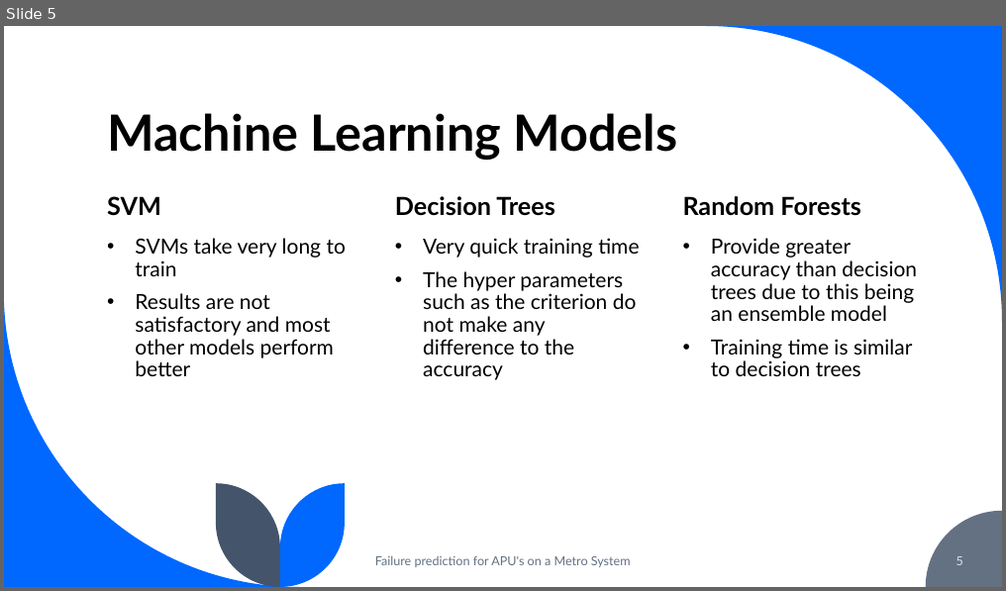
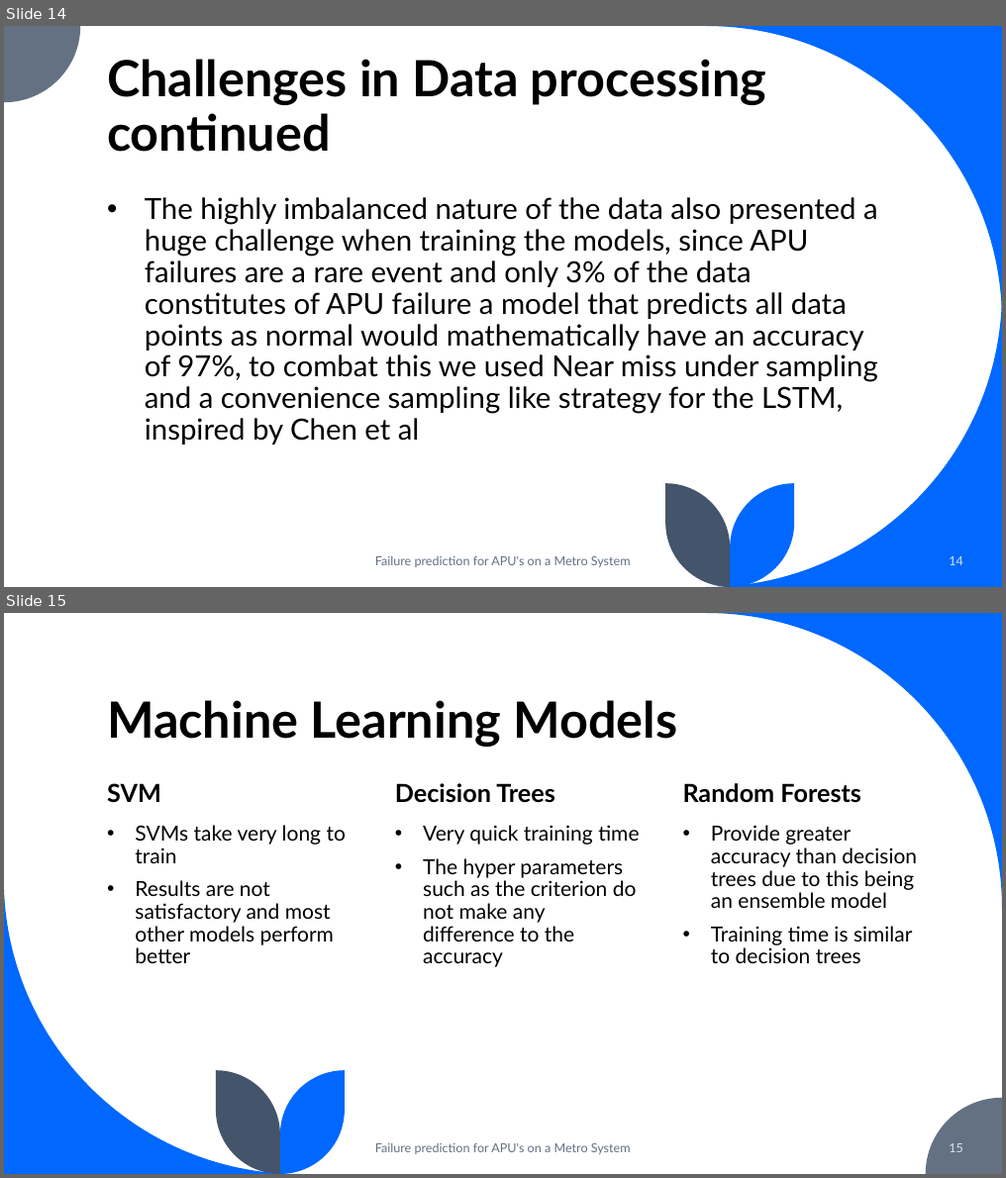
Before and after one commit to aaryadevg/Metro_PdM_Research, a slide deck: Paper/Viva.pptx. Shown one above the other, each under a label of ours: slide 5 before the commit, slides 14 and 15 after it. The pictures are 1006x591 and 1006x1178 pixels, drawn with LibreOffice and Linux fonts; fonts in the diff are those of the drawing. Boxes give left, top, right and bottom in pixels: in the first picture for what was removed or moved away, otherwise in the second. Text is boxed around its words. In the diff, an @@ line names an element or a change of style, - is before the commit and + after.

```diff
--- a/Paper/Viva.pptx
+++ b/Paper/Viva.pptx
@@ slide 14 added at bbox=[4, 26, 1002, 587], background #FFFFFF @@
@@ freeform shape added at bbox=[4, 26, 80, 102], fill #637183 @@
@@ freeform shape added at bbox=[706, 26, 1002, 322], fill #0068FF @@
@@ title added at bbox=[107, 59, 766, 152], 48 pt, text #000000, bold @@
+Challenges in Data processing continued
@@ text added at bbox=[145, 197, 878, 445], 28 pt, text #000000 @@
+• The highly imbalanced nature of the data also presented a huge challenge when training the models, since APU failures are a rare event and only 3% of the data constitutes of APU failure a model that predicts all data points as normal would mathematically have an accuracy of 97%, to combat this we used Near miss under sampling and a convenience sampling like strategy for the LSTM, inspired by Chen et al
@@ freeform shape added at bbox=[706, 291, 1002, 587], fill #0068FF @@
@@ freeform shape added at bbox=[666, 483, 731, 587], fill #44546A @@
@@ freeform shape added at bbox=[731, 483, 795, 587], fill #0068FF @@
@@ text added at bbox=[375, 557, 631, 568], 12 pt, text #637183 @@
+Failure prediction for APU's on a Metro System
@@ page number added at bbox=[948, 557, 963, 566], 12 pt, text #DAE5EF @@
+14
@@ what was slide 5 is now slide 15 @@
@@ page number at bbox=[948, 1144, 963, 1153]: text changed @@
-5
+15
```
Also in this commit, not shown: 5 slides changed, 11 other slides added, 15 other files.
